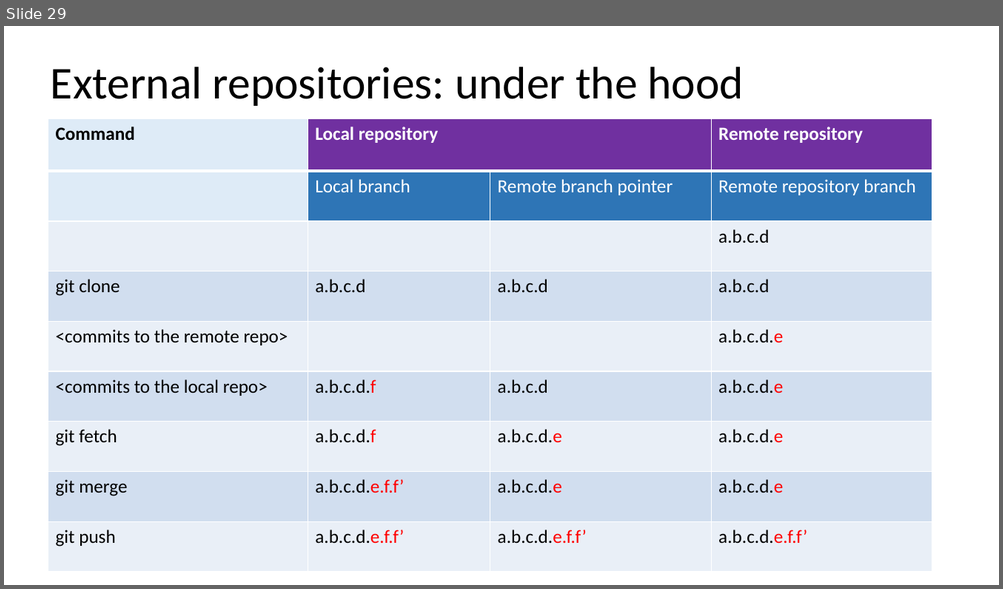
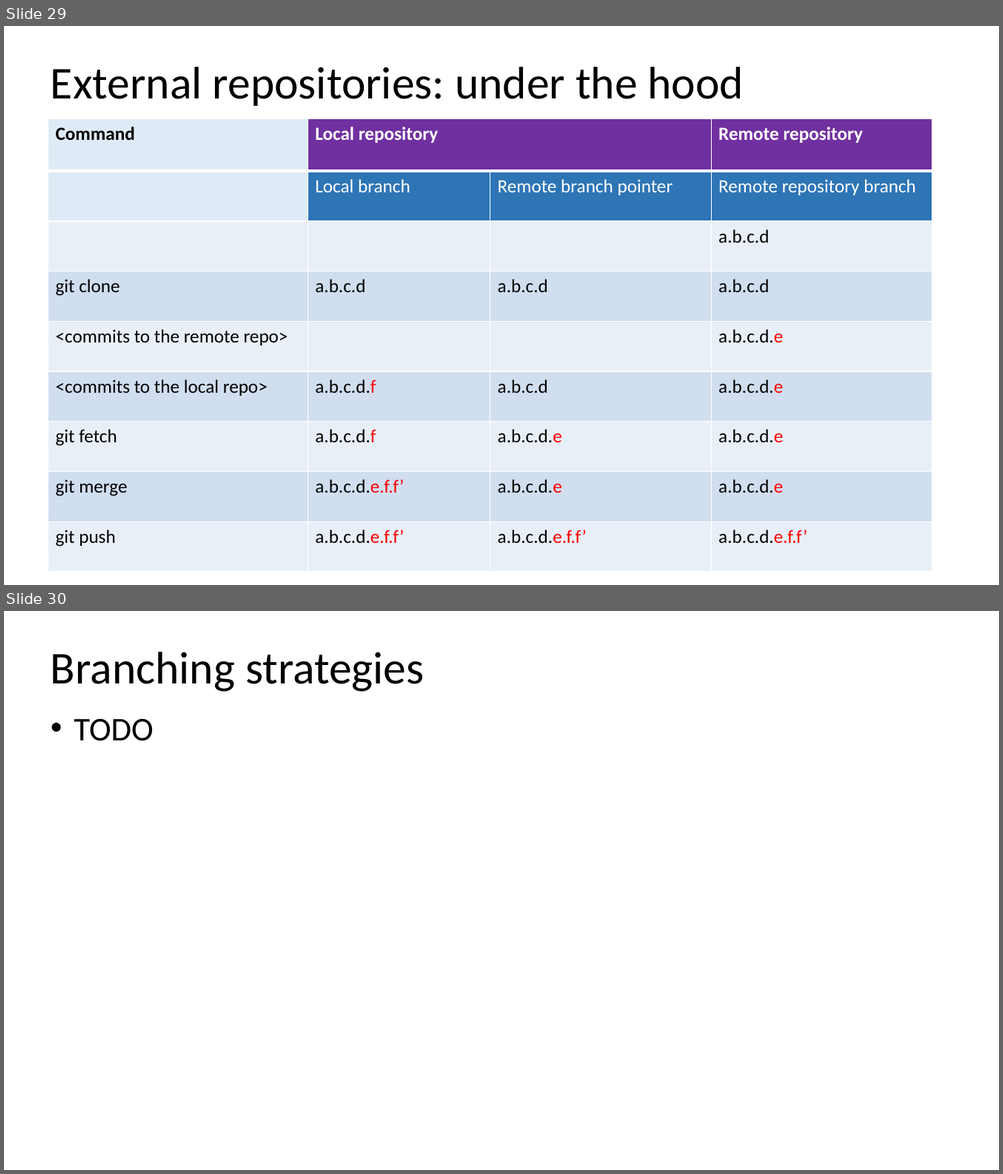
Before and after one commit to ogvolkov/git-101, a slide deck: git101.pptx. Shown one above the other, each under a label of ours: slide 29 before the commit, slides 29 and 30 after it. The pictures are 1003x589 and 1003x1174 pixels, drawn with LibreOffice and Linux fonts; fonts in the diff are those of the drawing. Boxes give left, top, right and bottom in pixels: in the first picture for what was removed or moved away, otherwise in the second. Text is boxed around its words. In the diff, an @@ line names an element or a change of style, - is before the commit and + after.

```diff
--- a/git101.pptx
+++ b/git101.pptx
@@ slide 30 added at bbox=[4, 611, 999, 1170], background #FFFFFF @@
@@ text added at bbox=[51, 652, 424, 692], 44 pt, text #000000 @@
+Branching strategies
@@ text added at bbox=[74, 719, 153, 741], 32 pt, text #000000 @@
+• TODO
@@ line added from (132, 815) to (134, 957), #FFFFFF 4.5 pt dashed @@
```
Also in this commit, not shown: 2 slides changed, 6 other slides added, 1 slide removed.
